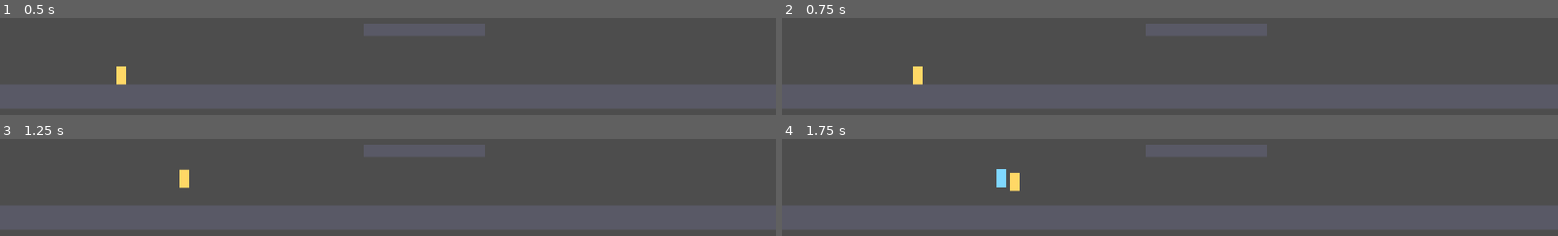
Above: before the commit, frames 1-4 (two rows, left to right).
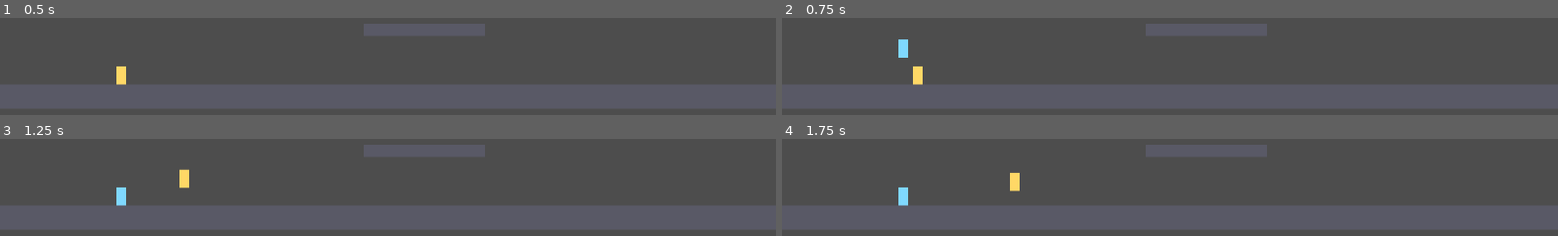
Above: after the commit, the same moments.

Repository: cesarvangerwen-glitch/echoborn
Game: Godot game, scene res://scenes/main.tscn
Two runs of this game, one before a commit and one after it. Both use one fixed random seed, a clock stepped at 60 frames per second and the inputs below.
Inputs (mouse positions are in pixels of both pictures, inside the frame that each line leads up to):
- Up to frame 1 (0.5 s): no input
- Up to frame 2 (0.75 s): tap Enter (p2_join) at 0.5 s; move the mouse to (outside the picture) at 0.52 s; hold D from 0.53 s (still down); tap E (p1_action, bound only before the commit) at 0.6 s; click (outside the picture) at 0.67 s
- Up to frame 3 (1.25 s): keep holding D; tap Space at 0.77, 1.07 s; tap Shift (p1_dash) at 0.8 s
- Up to frame 4 (1.75 s): keep holding D; move the mouse to (1014, 142) at 1.27 s; tap Shift (p1_dash) at 1.35 s; tap Space at 1.52 s; tap Ctrl (p2_action, bound only before the commit) at 1.55 s

Frame 1 is identical in both runs. In frame 2, 0.2% of the frame differs, in the area x 15-17%, y 22-41%; in frame 3, 0.2%; in frame 4, 0.5%, in the area x 15-29%, y 31-69%.

Commit message:
[Engine & Platform Programmer] InputRouter: ATTACK/INTERACT/ECHO/DASH, alias ACTION weg (#101) (#104)
* [engine-platform-programmer] InputRouter zet ATTACK, INTERACT, ECHO en DASH om; alias ACTION weg (#101)

Co-Authored-By: Claude Opus 5.5 <noreply@anthropic.com>
Claude-Session: https://claude.ai/code/session_01L3XQzgddeigmSXguKH8wJQ

* [engine-platform-programmer] Demo: P2 meedoen/stoppen via p2_join/p2_leave; ontwerp.md naar input.md §2a (#101)

Co-Authored-By: Claude Opus 5.5 <noreply@anthropic.com>
Claude-Session: https://claude.ai/code/session_01L3XQzgddeigmSXguKH8wJQ

---------

Co-authored-by: Claude <noreply@anthropic.com>

Diff:
--- a/game/scenes/main.gd
+++ b/game/scenes/main.gd
@@ -5,8 +5,9 @@
 ## P1: A/D lopen, spatie springen, linker Shift dash, E aanval, Q 0,5 s
 ## vasthouden = Loslaten (E-09). Spring op je echo: landen geeft je dash
 ## terug, springen vanaf de echo is een bounce (E-07a). Debug: F1/F2/F3 zet
-## D op 90/120/180 ticks (1,5/2/3 s; telt als reset). Rechter Ctrl laat P2
-## meedoen of stoppen (pijltjes + Enter); zolang P2 meedoet, is er geen echo
+## D op 90/120/180 ticks (1,5/2/3 s; telt als reset). Enter laat P2 meedoen,
+## Backspace laat P2 stoppen (pijltjes + Enter + rechter Ctrl, `input.md`
+## §2a); zolang P2 meedoet, is er geen echo
 ## (C-01). De echte drop-in en drop-out (C-03, C-05) komen in T16c; de
 ## flow-kamer in T16b.
 
@@ -56,13 +57,13 @@
 		_tail = int(options[DEBUG_TAIL_KEYS[event.physical_keycode]])
 		if _echo:
 			_echo.set_tail_ticks(_tail, _sim.tick)
-	elif event.is_action_pressed("p2_action") and _p2 == null:
+	elif event.is_action_pressed("p2_join") and _p2 == null:
 		_p2 = PlayerActor.new()
 		_p2.setup(2, DeviceInput.new(2), PLAYER_COLORS[1])
 		_p2.position = _p1.position
 		_sim.add_player(_p2)
 		_echo = null  # de Sim heeft hem weggehaald (C-01)
-	elif event.is_action_pressed("p2_action") and _p2 != null:
+	elif event.is_action_pressed("p2_leave") and _p2 != null:
 		_sim.remove_player(_p2)
 		_p2 = null
 		_add_echo()
--- a/game/scripts/input/device_input.gd
+++ b/game/scripts/input/device_input.gd
@@ -5,7 +5,7 @@
 ## Spelcode leest nooit rechtstreeks `Input`; alleen een inputbron doet dat.
 ## Zo kunnen tests en de echo dezelfde code voeden met andere bronnen.
 
-const InputBits = preload("res://scripts/input/input_bits.gd")
+const InputSetup = preload("res://scripts/input/input_setup.gd")
 
 var player_index: int
 
@@ -19,17 +19,7 @@
 func sample(_tick: int) -> int:
 	var prefix := "p%d_" % player_index
 	var bits := 0
-	if Input.is_action_pressed(prefix + "left"):
-		bits |= InputBits.LEFT
-	if Input.is_action_pressed(prefix + "right"):
-		bits |= InputBits.RIGHT
-	if Input.is_action_pressed(prefix + "jump"):
-		bits |= InputBits.JUMP
-	if Input.is_action_pressed(prefix + "action"):
-		bits |= InputBits.ATTACK
-	# Dash en echo-knop (gdd §2.5) bestaan alleen voor P1 op het toetsenbord.
-	if InputMap.has_action(prefix + "dash") and Input.is_action_pressed(prefix + "dash"):
-		bits |= InputBits.DASH
-	if InputMap.has_action(prefix + "echo") and Input.is_action_pressed(prefix + "echo"):
-		bits |= InputBits.ECHO
+	for control: String in InputSetup.BUTTON_BITS:
+		if Input.is_action_pressed(prefix + control):
+			bits |= InputSetup.BUTTON_BITS[control]
 	return bits
--- a/game/scripts/input/input_bits.gd
+++ b/game/scripts/input/input_bits.gd
@@ -9,9 +9,6 @@
 const JUMP := 4
 ## AANVAL (gdd §2.5, bit 3). Heette ACTION in de spike.
 const ATTACK := 8
-## Oude naam van ATTACK. Blijft tot de InputRouter (T5a) de nieuwe acties
-## kent; nieuwe code gebruikt ATTACK.
-const ACTION := ATTACK
 ## INTERACTIE (bit 4): hendel, deur, oppakken.
 const INTERACT := 16
 ## Echo-knop (bit 5): Loslaten na 30 ticks vasthouden (E-09). Nooit een event.
--- a/game/scripts/input/input_router.gd
+++ b/game/scripts/input/input_router.gd
@@ -246,14 +246,13 @@
 		return 0
 	var axis_x: float = _devices[key]["axis_x"]
 	var bits := 0
-	if _is_pressed(key, "left") or axis_x < -InputSetup.DEADZONE:
+	if axis_x < -InputSetup.DEADZONE:
 		bits |= InputBits.LEFT
-	if _is_pressed(key, "right") or axis_x > InputSetup.DEADZONE:
+	elif axis_x > InputSetup.DEADZONE:
 		bits |= InputBits.RIGHT
-	if _is_pressed(key, "jump"):
-		bits |= InputBits.JUMP
-	if _is_pressed(key, "action"):
-		bits |= InputBits.ACTION
+	for control: String in InputSetup.BUTTON_BITS:
+		if _is_pressed(key, control):
+			bits |= InputSetup.BUTTON_BITS[control]
 	return bits
 
 
--- a/game/scripts/input/input_setup.gd
+++ b/game/scripts/input/input_setup.gd
@@ -1,39 +1,59 @@
 extends RefCounted
 ## Zet de acties voor 2 lokale spelers in de InputMap en legt de joypadknoppen vast.
 ##
-## Toetsenbord: helft 1 = WASD + spatie + E (+ linker Shift = dash, Q = echo-knop,
-## gdd §2.5; de InputRouter zet die nog niet om in bits), helft 2 = pijltjes + Enter + rechter Ctrl,
-## met meedoen (Enter) en stoppen (Backspace) op helft 2 (gdd §2.5). Later komt dit uit
-## een rebind-scherm (UX Designer) en een opgeslagen config; de actienamen blijven gelijk.
+## Toetsenbord en joypad volgens gdd §2.5; de volledige tabel en de werkaannames staan in
+## `docs/tech/input.md` §2a. Helft 1 = WASD-kant, helft 2 = pijltjeskant, met meedoen (Enter)
+## en stoppen (Backspace) op helft 2. Later komt dit uit een rebind-scherm (UX Designer) en
+## een opgeslagen config; de actienamen blijven gelijk.
+
+const InputBits = preload("res://scripts/input/input_bits.gd")
 
 const ALL_DEVICES := -1
 ## Drempel voor stick en acties, voor de InputMap en de InputRouter gelijk.
 const DEADZONE := 0.3
 
 ## Spelbesturing (worden bits). Meedoen en stoppen zijn géén bits (gdd §2.5).
-const CONTROLS: PackedStringArray = ["left", "right", "jump", "action"]
+const CONTROLS: PackedStringArray = ["left", "right", "jump", "attack", "interact", "echo", "dash"]
 
+## Knopbesturing -> inputbit (left en right komen ook van de stick, zie de InputRouter).
+const BUTTON_BITS := {
+	"left": InputBits.LEFT,
+	"right": InputBits.RIGHT,
+	"jump": InputBits.JUMP,
+	"attack": InputBits.ATTACK,
+	"interact": InputBits.INTERACT,
+	"echo": InputBits.ECHO,
+	"dash": InputBits.DASH,
+}
+
+## Fysieke toetsen (positie, niet het teken): op AZERTY en QWERTZ liggen ze op dezelfde plek.
 const KEYS := {
-	1: {"left": KEY_A, "right": KEY_D, "jump": KEY_SPACE, "action": KEY_E,
-		"dash": KEY_SHIFT, "echo": KEY_Q},
-	2: {"left": KEY_LEFT, "right": KEY_RIGHT, "jump": KEY_ENTER, "action": KEY_CTRL,
+	1: {"left": KEY_A, "right": KEY_D, "jump": KEY_SPACE, "attack": KEY_E,
+		"interact": KEY_F, "echo": KEY_Q, "dash": KEY_SHIFT},
+	2: {"left": KEY_LEFT, "right": KEY_RIGHT, "jump": KEY_ENTER, "attack": KEY_CTRL,
+		"interact": KEY_SLASH, "echo": KEY_PERIOD, "dash": KEY_SHIFT,
 		"join": KEY_ENTER, "leave": KEY_BACKSPACE},
 }
 ## Toetsen waarvan alleen de linker- of rechtervariant telt. Zonder `location`
 ## matcht KEY_CTRL beide Ctrl-toetsen, en dan start linker Ctrl ook de echo
 ## van P2 (#14).
 const KEY_LOCATIONS := {
-	"p2_action": KEY_LOCATION_RIGHT,
+	"p2_attack": KEY_LOCATION_RIGHT,
 	"p1_dash": KEY_LOCATION_LEFT,
+	"p2_dash": KEY_LOCATION_RIGHT,
 }
 
 ## Joypadknoppen per besturing, voor elke pad gelijk (de InputRouter kiest de speler).
-## Meedoen = Start/Menu, stoppen = Select/View (gdd §2.5).
+## Meedoen = Start/Menu, stoppen = Select/View, echo = linker en dash = rechter schouderknop
+## (gdd §2.5). D-pad omhoog/omlaag blijft vrij voor UP/DOWN (bit 6 en 7, Combat Designer).
 const PAD_BUTTONS := {
 	JOY_BUTTON_DPAD_LEFT: "left",
 	JOY_BUTTON_DPAD_RIGHT: "right",
 	JOY_BUTTON_A: "jump",
-	JOY_BUTTON_X: "action",
+	JOY_BUTTON_X: "attack",
+	JOY_BUTTON_Y: "interact",
+	JOY_BUTTON_LEFT_SHOULDER: "echo",
+	JOY_BUTTON_RIGHT_SHOULDER: "dash",
 	JOY_BUTTON_START: "join",
 	JOY_BUTTON_BACK: "leave",
 }
--- a/game/tests/test_echo.gd
+++ b/game/tests/test_echo.gd
@@ -17,7 +17,7 @@
 const L := InputBits.LEFT
 const R := InputBits.RIGHT
 const J := InputBits.JUMP
-const A := InputBits.ACTION
+const A := InputBits.ATTACK
 
 ## 600 ticks lopen, springen, omkeren en stilstaan (P1).
 const SCRIPT_P1 := [
--- a/game/tests/test_events.gd
+++ b/game/tests/test_events.gd
@@ -13,7 +13,7 @@
 const Layers = preload("res://scripts/world/layers.gd")
 const SpikeWorld = preload("res://scripts/world/spike_world.gd")
 
-const A := InputBits.ACTION
+const A := InputBits.ATTACK
 const I := InputBits.INTERACT
 
 
--- a/game/tests/test_input.gd
+++ b/game/tests/test_input.gd
@@ -12,14 +12,56 @@
 	return key
 
 
-## P2-echo zit op rechter Ctrl: linker Ctrl mag `p2_action` niet starten.
-func test_p2_action_only_on_right_ctrl(t) -> void:
+## P2-aanval zit op rechter Ctrl (#14): linker Ctrl mag `p2_attack` niet starten.
+func test_p2_attack_only_on_right_ctrl(t) -> void:
 	InputSetup.ensure_actions()
-	t.check(InputMap.event_is_action(_key(KEY_CTRL, KEY_LOCATION_RIGHT), "p2_action", true),
-		"rechter Ctrl start p2_action niet")
-	t.check(not InputMap.event_is_action(_key(KEY_CTRL, KEY_LOCATION_LEFT), "p2_action", true),
-		"linker Ctrl start ook p2_action")
-	t.check(not InputMap.event_is_action(_key(KEY_CTRL, KEY_LOCATION_LEFT), "p1_action", true),
-		"linker Ctrl start p1_action")
-	t.check(InputMap.event_is_action(_key(KEY_E, KEY_LOCATION_UNSPECIFIED), "p1_action", true),
-		"E start p1_action niet")
+	t.check(InputMap.event_is_action(_key(KEY_CTRL, KEY_LOCATION_RIGHT), "p2_attack", true),
+		"rechter Ctrl start p2_attack niet")
+	t.check(not InputMap.event_is_action(_key(KEY_CTRL, KEY_LOCATION_LEFT), "p2_attack", true),
+		"linker Ctrl start ook p2_attack")
+	t.check(not InputMap.event_is_action(_key(KEY_CTRL, KEY_LOCATION_LEFT), "p1_attack", true),
+		"linker Ctrl start p1_attack")
+	t.check(InputMap.event_is_action(_key(KEY_E, KEY_LOCATION_UNSPECIFIED), "p1_attack", true),
+		"E start p1_attack niet")
+
+
+## Dash zit op linker Shift (P1) en rechter Shift (P2): de helften sturen elkaar niet (#101).
+func test_dash_shift_is_split_per_keyboard_half(t) -> void:
+	InputSetup.ensure_actions()
+	t.check(InputMap.event_is_action(_key(KEY_SHIFT, KEY_LOCATION_LEFT), "p1_dash", true),
+		"linker Shift start p1_dash niet")
+	t.check(not InputMap.event_is_action(_key(KEY_SHIFT, KEY_LOCATION_RIGHT), "p1_dash", true),
+		"rechter Shift start ook p1_dash")
+	t.check(InputMap.event_is_action(_key(KEY_SHIFT, KEY_LOCATION_RIGHT), "p2_dash", true),
+		"rechter Shift start p2_dash niet")
+	t.check(not InputMap.event_is_action(_key(KEY_SHIFT, KEY_LOCATION_LEFT), "p2_dash", true),
+		"linker Shift start ook p2_dash")
+
+
+## Elke spelbesturing bestaat voor P1 en P2, met een toets, een joypadknop of -as en een bit;
+## geen toets hoort bij twee besturingen van verschillende spelers (#101).
+func test_every_control_has_key_pad_and_bit_for_both_players(t) -> void:
+	InputSetup.ensure_actions()
+	var pad_controls: Array = InputSetup.PAD_BUTTONS.values()
+	for control: String in InputSetup.CONTROLS:
+		t.check(InputSetup.BUTTON_BITS.has(control), "%s heeft geen inputbit" % control)
+		if control != "left" and control != "right":
+			t.check(control in pad_controls, "%s heeft geen joypadknop" % control)
+		for player: int in [1, 2]:
+			var action := "p%d_%s" % [player, control]
+			t.check(InputMap.has_action(action), "%s bestaat niet" % action)
+			var has_key := false
+			var has_pad := false
+			for event in InputMap.action_get_events(action):
+				has_key = has_key or event is InputEventKey
+				has_pad = has_pad or event is InputEventJoypadButton \
+					or event is InputEventJoypadMotion
+			t.check(has_key and has_pad, "%s mist een toets of joypad-event" % action)
+	for control: String in InputSetup.KEYS[1]:
+		for other: String in InputSetup.KEYS[2]:
+			var a := "p1_%s" % control
+			var b := "p2_%s" % other
+			if InputSetup.KEYS[1][control] == InputSetup.KEYS[2][other]:
+				t.check(InputSetup.KEY_LOCATIONS.get(a, 0) != InputSetup.KEY_LOCATIONS.get(b, 0)
+					and InputSetup.KEY_LOCATIONS.has(a) and InputSetup.KEY_LOCATIONS.has(b),
+					"%s en %s delen een toets" % [a, b])
--- a/game/tests/test_input_router.gd
+++ b/game/tests/test_input_router.gd
@@ -41,10 +41,12 @@
 	router.handle_event(event)
 
 
-func _key(keycode: Key, pressed: bool, device: int = 0) -> InputEventKey:
+func _key(keycode: Key, pressed: bool, device: int = 0,
+		location: KeyLocation = KEY_LOCATION_UNSPECIFIED) -> InputEventKey:
 	var event := InputEventKey.new()
 	event.device = device
 	event.physical_keycode = keycode
+	event.location = location
 	event.pressed = pressed
 	return event
 
@@ -302,3 +304,82 @@
 	t.check(text.contains("Plaats 1:") and text.contains("Plaats 2:"),
 		"controlescherm toont de plaatsen niet")
 	debug.free()
+
+
+## #101: ATTACK, INTERACT, ECHO en DASH komen per apparaat als bit door, voor beide plaatsen en
+## voor toetsenbord en joypad, zonder door elkaar te lopen (gdd §2.5, `input.md` §2a).
+func test_attack_interact_echo_dash_bits_for_both_slots(t) -> void:
+	var bits_script: Script = load("res://scripts/input/input_bits.gd")
+	var constants := bits_script.get_script_constant_map()
+	t.check(constants.has("ATTACK") and not constants.has("ACTION"), "de alias ACTION bestaat nog")
+	# [apparaat, [knop, bit], ...]: kb1 = P1, kb2 = P2; joy0 = P1, joy1 = P2.
+	var kb_cases := [
+		[[KEY_E, KEY_LOCATION_UNSPECIFIED], [KEY_CTRL, KEY_LOCATION_RIGHT], InputBits.ATTACK],
+		[[KEY_F, KEY_LOCATION_UNSPECIFIED], [KEY_SLASH, KEY_LOCATION_UNSPECIFIED],
+			InputBits.INTERACT],
+		[[KEY_Q, KEY_LOCATION_UNSPECIFIED], [KEY_PERIOD, KEY_LOCATION_UNSPECIFIED],
+			InputBits.ECHO],
+		[[KEY_SHIFT, KEY_LOCATION_LEFT], [KEY_SHIFT, KEY_LOCATION_RIGHT], InputBits.DASH],
+	]
+	var kb := _router({})
+	kb.handle_event(_key(KEY_SPACE, true))
+	kb.handle_event(_key(KEY_SPACE, false))
+	kb.handle_event(_key(KEY_ENTER, true))
+	kb.handle_event(_key(KEY_ENTER, false))
+	t.check(kb.slot_device(1) == "kb1" and kb.slot_device(2) == "kb2", "helften niet gekoppeld")
+	for case: Array in kb_cases:
+		var bit: int = case[2]
+		for slot: int in [1, 2]:
+			var k: Array = case[slot - 1]
+			kb.handle_event(_key(k[0], true, 0, k[1]))
+			t.check(kb.slot_bits(slot) == bit, "toets %s gaf plaats %d %s, verwacht %s" % [
+				OS.get_keycode_string(k[0]), slot, InputBits.describe(kb.slot_bits(slot)),
+				InputBits.describe(bit)])
+			t.check(kb.slot_bits(3 - slot) == 0, "toets %s stuurt ook plaats %d"
+				% [OS.get_keycode_string(k[0]), 3 - slot])
+			kb.handle_event(_key(k[0], false, 0, k[1]))
+			t.check(kb.slot_bits(slot) == 0, "toets %s blijft hangen" % OS.get_keycode_string(k[0]))
+	# Alles tegelijk: de bits tellen op.
+	for case: Array in kb_cases:
+		kb.handle_event(_key(case[0][0], true, 0, case[0][1]))
+	t.check(kb.slot_bits(1) == InputBits.ATTACK | InputBits.INTERACT | InputBits.ECHO
+		| InputBits.DASH, "samen ingedrukt: %s" % InputBits.describe(kb.slot_bits(1)))
+	kb.free()
+
+	var pad_cases := [
+		[JOY_BUTTON_X, InputBits.ATTACK],
+		[JOY_BUTTON_Y, InputBits.INTERACT],
+		[JOY_BUTTON_LEFT_SHOULDER, InputBits.ECHO],
+		[JOY_BUTTON_RIGHT_SHOULDER, InputBits.DASH],
+	]
+	var pads := _router({0: GUID_XBOX, 1: GUID_DS4})
+	_tap(pads, 0, JOY_BUTTON_A)
+	_tap(pads, 1, JOY_BUTTON_START)
+	for case: Array in pad_cases:
+		for slot: int in [1, 2]:
+			_pad(pads, slot - 1, case[0], true)
+			t.check(pads.slot_bits(slot) == case[1], "knop %d gaf plaats %d %s" % [case[0], slot,
+				InputBits.describe(pads.slot_bits(slot))])
+			t.check(pads.slot_bits(3 - slot) == 0, "knop %d stuurt ook plaats %d"
+				% [case[0], 3 - slot])
+			_pad(pads, slot - 1, case[0], false)
+			t.check(pads.slot_bits(slot) == 0, "knop %d blijft hangen" % case[0])
+	pads.free()
+
+
+## #101: de knop die liet meedoen, doet niets tot hij los is (W5), ook als het een
+## schouderknop is; en d-pad omhoog/omlaag geeft geen bit (bit 6/7 zijn gereserveerd).
+func test_join_press_is_swallowed_and_dpad_up_down_give_no_bits(t) -> void:
+	var router := _router({0: GUID_XBOX})
+	_pad(router, 0, JOY_BUTTON_RIGHT_SHOULDER, true)
+	t.check(router.slot_device(1) == "joy0", "schouderknop gaf plaats 1 niet")
+	t.check(router.slot_bits(1) == 0, "de meedoen-druk dashte ook")
+	_pad(router, 0, JOY_BUTTON_RIGHT_SHOULDER, false)
+	_pad(router, 0, JOY_BUTTON_RIGHT_SHOULDER, true)
+	t.check(router.slot_bits(1) == InputBits.DASH, "tweede druk dasht niet")
+	_pad(router, 0, JOY_BUTTON_RIGHT_SHOULDER, false)
+	_pad(router, 0, JOY_BUTTON_DPAD_UP, true)
+	_pad(router, 0, JOY_BUTTON_DPAD_DOWN, true)
+	t.check(router.slot_bits(1) == 0, "d-pad omhoog/omlaag gaf %s"
+		% InputBits.describe(router.slot_bits(1)))
+	router.free()
Not shown, changed: docs/tech/input.md
Not shown, changed: docs/tech/ontwerp.md
Not shown, changed: docs/tech/setup.md
Not shown, changed: docs/tech/standaarden.md
